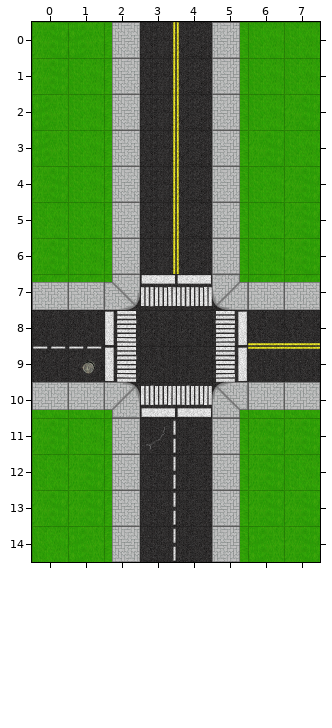
One commit to this Tiled map: Traffic_Cop/Assets/Map/level2v2.tmx. This is how it looked before the edit.
Cells are 128x128 px. Shown: x 0..7, y 0..14.
And afterwards:
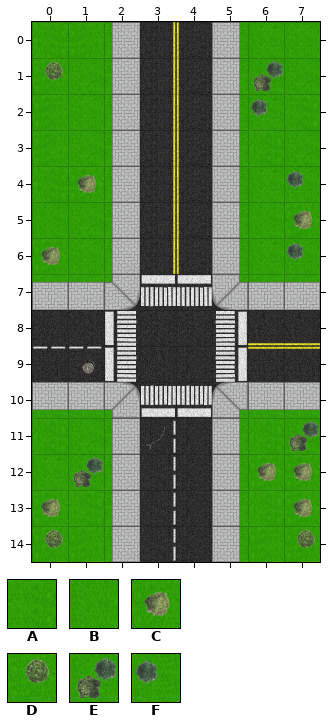
Key: from "RoadTilesV2": A 25, B 26, C 32, D 33, E 34, F 35.
_ is an empty cell.
From old to new:
Layer "Roads":
y 1: x 0 A -> D; x 6 B -> E
y 2: x 6 B -> F
y 4: x 1 B -> C; x 7 A -> F
y 5: x 7 A -> C
y 6: x 0 A -> C; x 7 A -> F
y 11: x 7 A -> E
y 12: x 1 A -> E; x 6..7 AB -> CC
y 13: x 0 A -> C; x 7 A -> C
y 14: x 0 B -> D; x 7 A -> D
